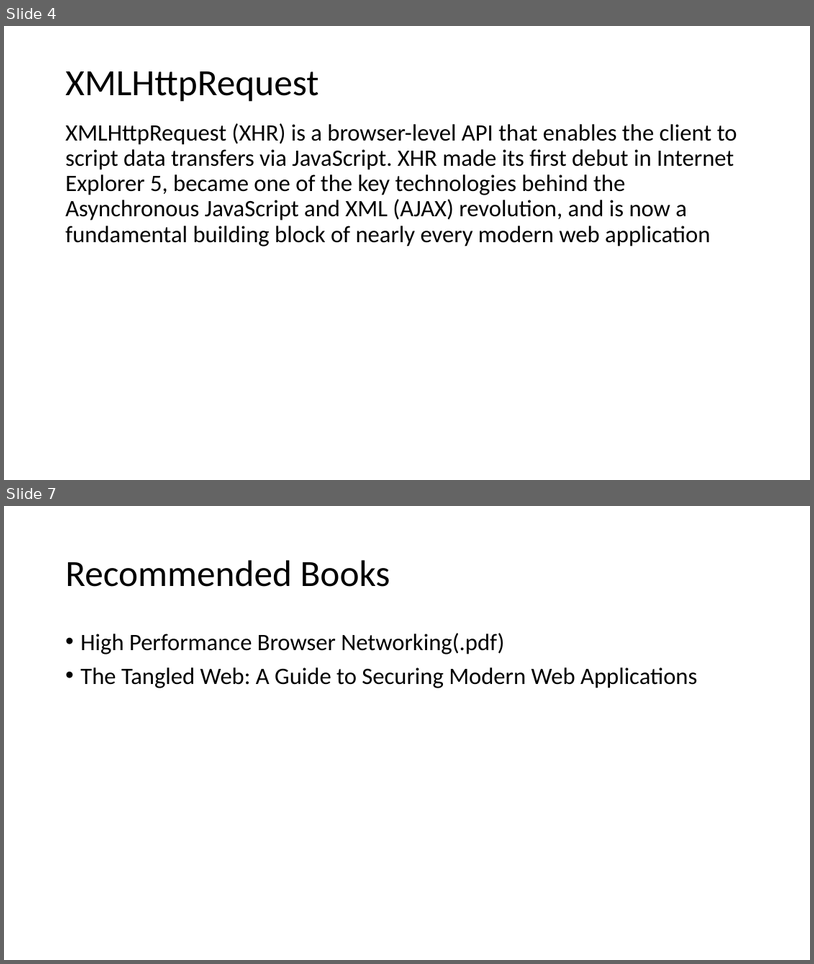
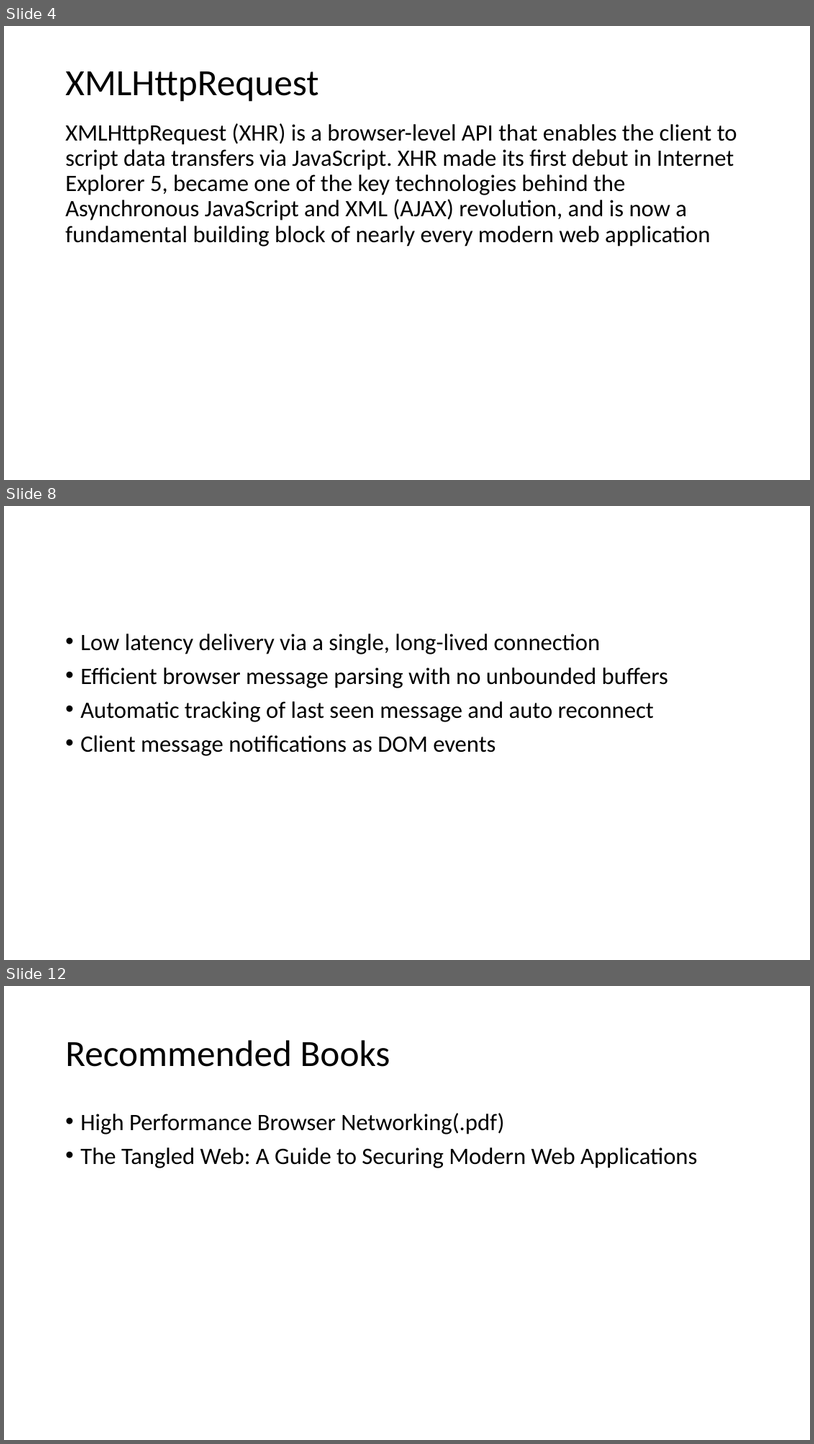
Before and after one commit to nkxiaochuan/BrowserNetworking, a slide deck: src/main/webapp/browser_networking.pptx. Shown one above the other, each under a label of ours: slides 4 and 7 before the commit, slides 4, 8 and 12 after it; the slides between them are not shown. The pictures are 814x964 and 814x1444 pixels, drawn with LibreOffice and Linux fonts; fonts in the diff are those of the drawing. Boxes give left, top, right and bottom in pixels: in the first picture for what was removed or moved away, otherwise in the second. Text is boxed around its words. In the diff, an @@ line names an element or a change of style, - is before the commit and + after.

```diff
--- a/src/main/webapp/browser_networking.pptx
+++ b/src/main/webapp/browser_networking.pptx
@@ slide 8 added at <box>4,506,810,960</box>, background #FFFFFF @@
@@ text added at <box>80,633,669,756</box>, 28 pt, text #000000 @@
+• Low latency delivery via a single, long-lived connection
+• Efficient browser message parsing with no unbounded buffers
+• Automatic tracking of last seen message and auto reconnect
+• Client message notifications as DOM events
@@ what was slide 7 is now slide 12 @@
```
Also in this commit, not shown: 1 slide changed, 5 other slides added, 1 slide removed.
